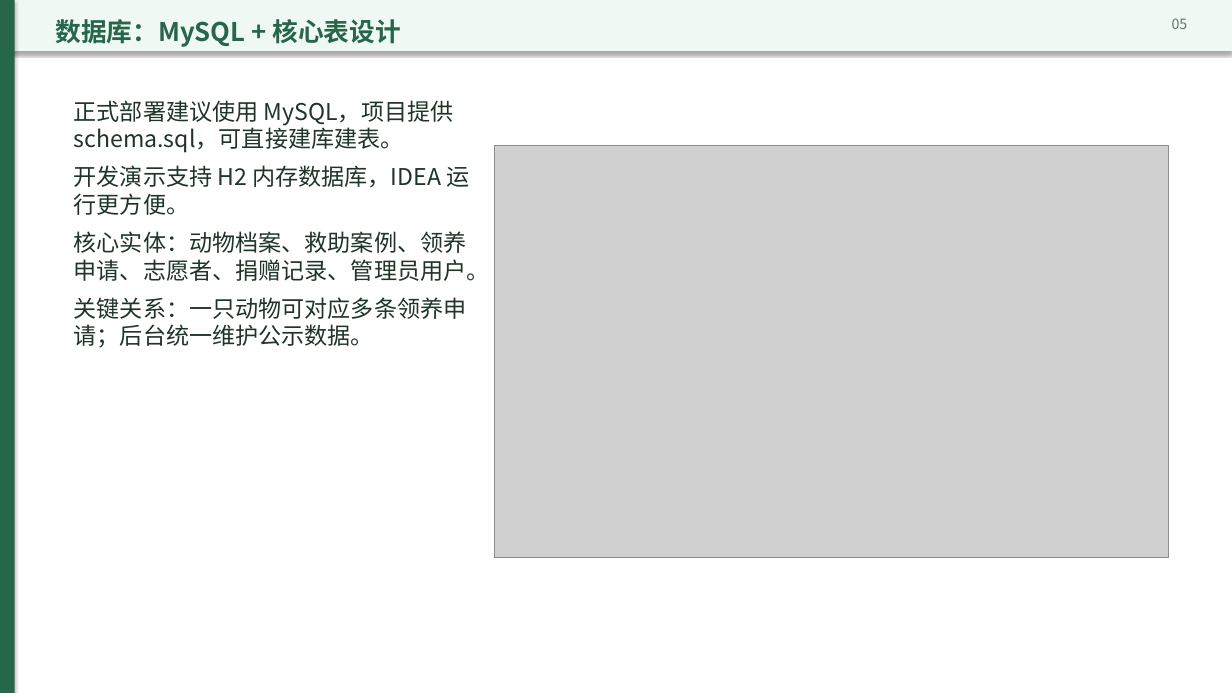
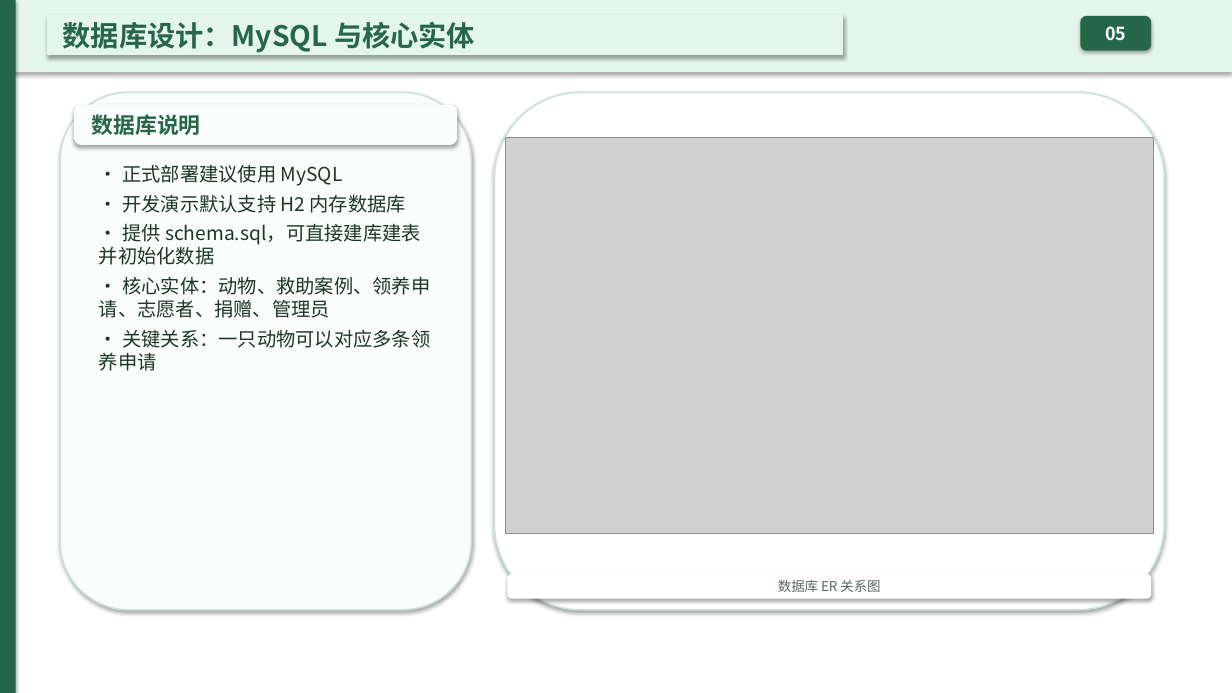
Before and after one commit to OldGuestInBreeze/shixun, a slide deck: slide 6 of stray-animal-rescue-defense.pptx. Drawn at 1232x693 pixels with LibreOffice and Linux fonts; fonts in the diff are those of the drawing; grey boxes stand for pictures. Boxes give left, top, right and bottom in pixels: in the first picture for what was removed or moved away, otherwise in the second. Text is boxed around its words. In the diff, an @@ line names an element or a change of style, - is before the commit and + after.

```diff
--- a/stray-animal-rescue-defense.pptx
+++ b/stray-animal-rescue-defense.pptx
@@ rectangle: place and size @@
-rectangle at (0, 0, 1232, 51)
+rectangle at (0, 0, 1232, 72)
@@ rectangle at (0, 0, 1232, 72): fill #EFF8F2 to #E4F6EC @@
@@ rectangle "数据库设计：MySQL 与核心实体": place and size @@
-rectangle "数据库设计：MySQL 与核心实体" at (55, 19, 401, 47)
+rectangle "数据库设计：MySQL 与核心实体" at (48, 16, 843, 55)
@@ rectangle "数据库设计：MySQL 与核心实体" at (48, 16, 843, 55): vertical alignment top to middle; fill none to #E4F6EC; outline none to #E4F6EC 1.25 pt; shadow on @@
@@ text in rectangle at (63, 22, 475, 53): text changed; size 20 to 22 pt @@
-数据库：MySQL + 核心表设计
+数据库设计：MySQL 与核心实体
@@ rounded rectangle "05": place and size @@
-rounded rectangle "05" at (1172, 18, 1188, 29)
+rounded rectangle "05" at (1081, 17, 1151, 50)
@@ rounded rectangle "05" at (1081, 17, 1151, 50): size 11 to 14 pt, text colour #607568 to #FFFFFF, bold on; alignment right to centre; vertical alignment top to middle; fill none to #276749; outline none to #276749 1.25 pt; shadow on @@
@@ rounded rectangle added at (60, 92, 471, 610), fill #F9FDFB, outline #CDE2D5 1.25 pt @@
@@ rounded rectangle added at (75, 105, 457, 144), fill #F9FDFB, outline #F9FDFB 1.25 pt, 17 pt, text #276749, bold @@
+数据库说明
@@ rounded rectangle added at (494, 92, 1165, 610), fill #FFFFFF, outline #CDE2D5 1.25 pt @@
@@ picture: place and size @@
-picture at (494, 145, 1169, 557)
+picture at (506, 138, 1153, 533)
@@ text at (99, 165, 430, 371): text changed; size 18 to 15 pt @@
-正式部署建议使用 MySQL，项目提供 schema.sql，可直接建库建表。
-开发演示支持 H2 内存数据库，IDEA 运行更方便。
-核心实体：动物档案、救助案例、领养申请、志愿者、捐赠记录、管理员用户。
-关键关系：一只动物可对应多条领养申请；后台统一维护公示数据。
+• 正式部署建议使用 MySQL
+• 开发演示默认支持 H2 内存数据库
+• 提供 schema.sql，可直接建库建表并初始化数据
+• 核心实体：动物、救助案例、领养申请、志愿者、捐赠、管理员
+• 关键关系：一只动物可以对应多条领养申请
@@ rounded rectangle added at (508, 575, 1151, 598), fill #FFFFFF, outline #FFFFFF 1.25 pt, 10.5 pt, text #586960 @@
+数据库 ER 关系图
```
Also in this commit, not shown: 15 other slides changed, 1 other file.
